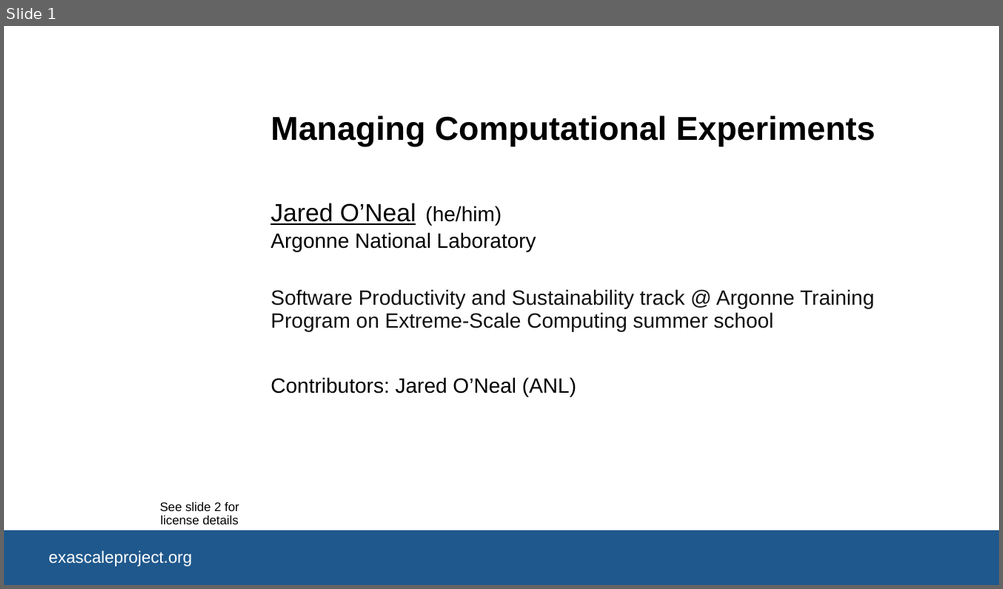
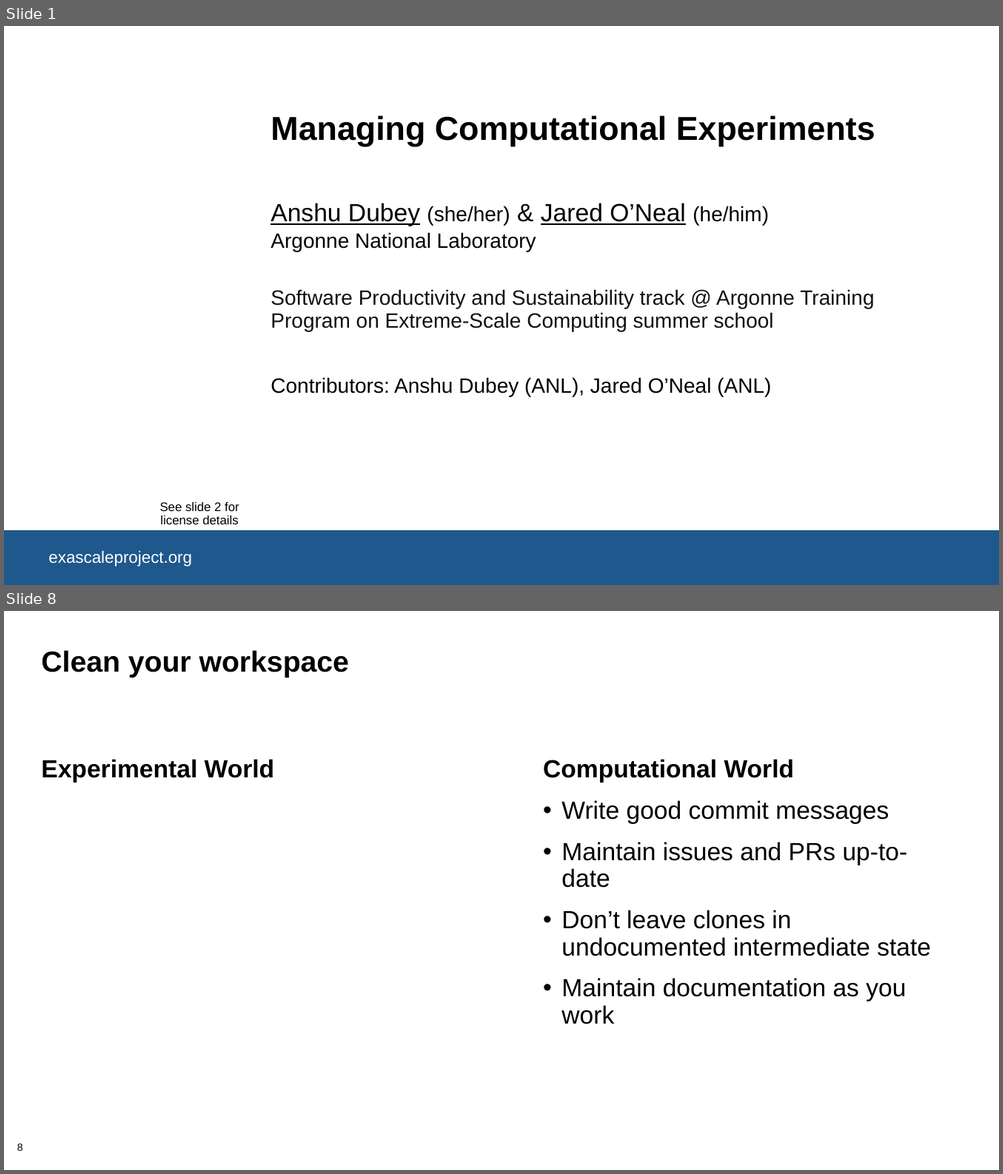
Before and after one commit to bssw-tutorial/presentations, a slide deck: computational-expts.pptx. Shown one above the other, each under a label of ours: slide 1 before the commit, slides 1 and 8 after it; the slides between them are not shown. The pictures are 1003x589 and 1003x1174 pixels, drawn with LibreOffice and Linux fonts; fonts in the diff are those of the drawing; background and template pictures are left out. Boxes give left, top, right and bottom in pixels: in the first picture for what was removed or moved away, otherwise in the second. Text is boxed around its words. In the diff, an @@ line names an element or a change of style, - is before the commit and + after.

Commit message:
(Issue #132) Rough skeleton of Jared's content.  This is likely too much content for 30 minutes.

```diff
--- a/computational-expts.pptx
+++ b/computational-expts.pptx
@@ slide 8 added at <box>4,611,999,1170</box>, background #FFFFFF @@
@@ title added at <box>41,650,349,678</box>, 28 pt, text #000000, bold @@
+Clean your workspace
@@ text added at <box>41,759,275,783</box>, 24 pt, text #000000, bold @@
+Experimental World
@@ text added at <box>543,759,930,1025</box>, 24 pt, text #000000 @@
+Computational World
+• Write good commit messages
+• Maintain issues and PRs up-to-date
+• Don’t leave clones in undocumented intermediate state
+• Maintain documentation as you work
@@ page number added at <box>17,1144,23,1151</box>, 10 pt, text #000000 @@
+8
@@ slide 1 changed as well @@
@@ text at <box>270,203,768,227</box>: text changed @@
-Jared O’Neal
+Anshu Dubey (she/her) & Jared O’Neal (he/him)
@@ text removed at <box>425,206,501,225</box> @@
-(he/him)
@@ text at <box>270,378,771,397</box>: text changed @@
-Contributors: Jared O’Neal (ANL)
+Contributors: Anshu Dubey (ANL), Jared O’Neal (ANL)
```
Also in this commit, not shown: 17 other slides added.
